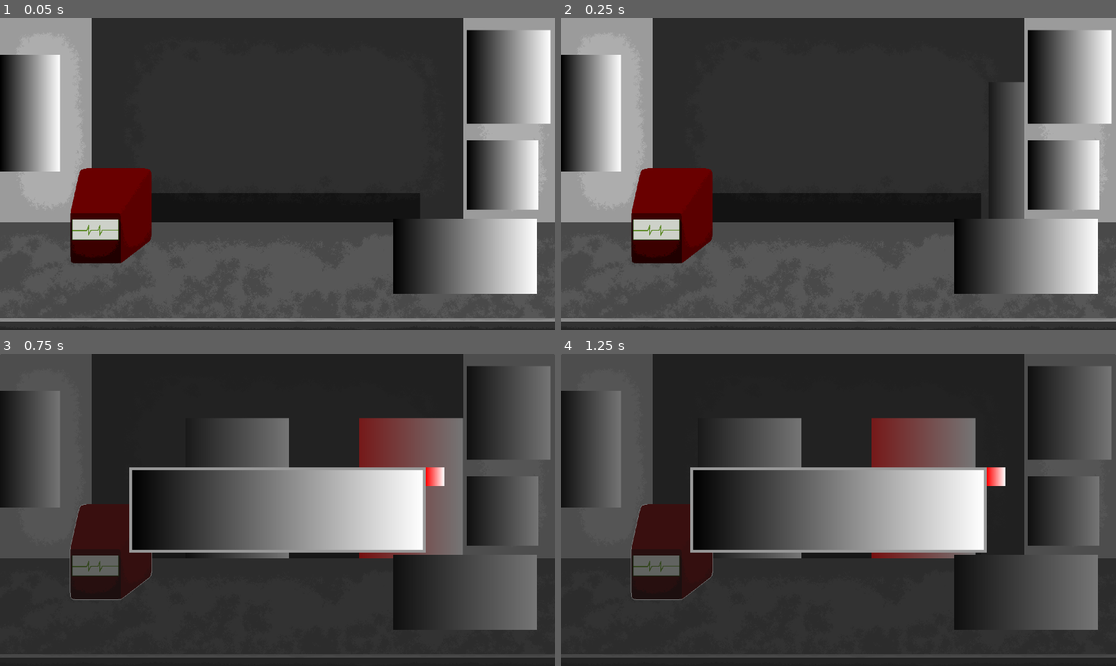
Above: before the commit, frames 1-4 (two rows, left to right).
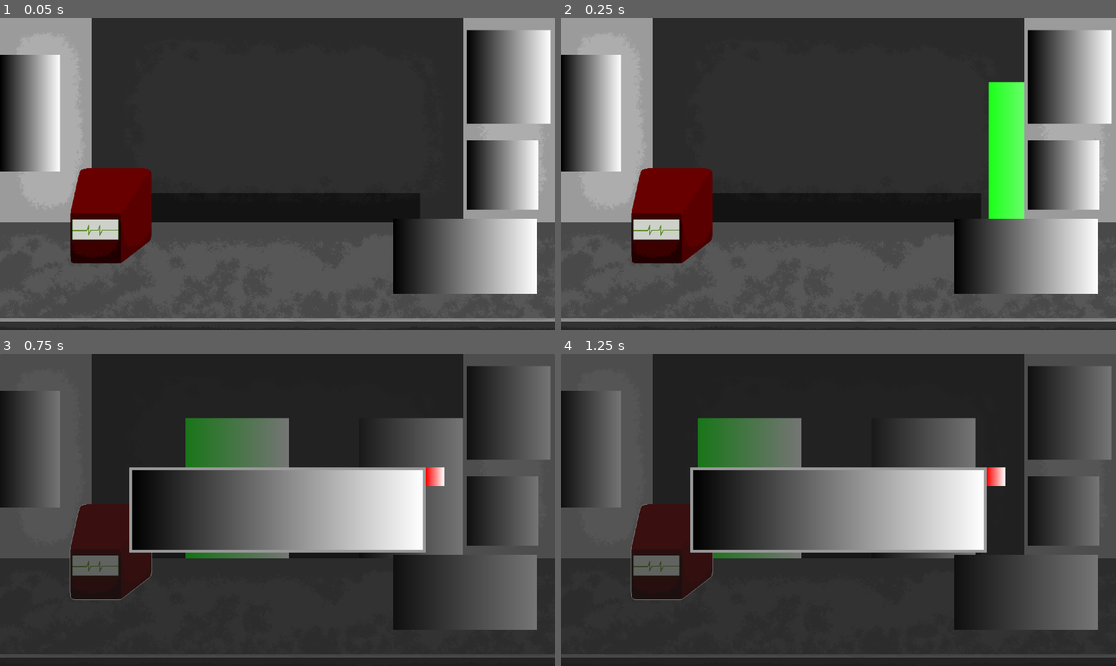
Above: after the commit, the same moments.

Repository: Blulow/brackeysjam
Game: Godot game, scene res://scenes/game.tscn
The game is run twice, just before and just after one commit, with the same random seed, the same clock (stepped at 60 frames per second) and the same inputs.
Inputs (mouse positions are in pixels of both pictures, inside the frame that each line leads up to):
- Up to frame 1 (0.05 s): no input
- Up to frame 2 (0.25 s): no input
- Up to frame 3 (0.75 s): move the mouse to (111, 550) at 0.52 s; click (111, 550) at 0.67 s
- Up to frame 4 (1.25 s): no input

Frame 1 is identical in both runs. In frame 2, 2.9% of the frame differs, in the area x 76-84%, y 20-65%; in frame 3, 5.1%, in the area x 33-79%, y 20-66%; in frame 4, 4.8%.

Commit message:
add: people config generation and solution

Diff:
--- a/assets/resources/rounds/round_1.tres
+++ b/assets/resources/rounds/round_1.tres
@@ -5,6 +5,8 @@
 [ext_resource type="Script" uid="uid://b6eev2o4gsb7v" path="res://scripts/people_config_values/people_config_bool_value.gd" id="1_tr004"]
 [ext_resource type="Script" uid="uid://c4ran4w2e4xhr" path="res://scripts/people_config_values/people_config_float_value.gd" id="2_clkvy"]
 [ext_resource type="Script" uid="uid://bwj0gj57b0cf1" path="res://scripts/people_config_values/people_config_speech_value.gd" id="4_a13lx"]
+[ext_resource type="Script" uid="uid://l1ku632ceix" path="res://scripts/people_config_values/people_config_identity_value.gd" id="4_c55eo"]
+[ext_resource type="Script" uid="uid://dojjqallh3e4s" path="res://scripts/people_config_values/person_identity.gd" id="5_728il"]
 [ext_resource type="Script" uid="uid://q82q187cc1ki" path="res://scripts/people_config_values/people_config_sprite_value.gd" id="5_c55eo"]
 
 [sub_resource type="Resource" id="Resource_728il"]
@@ -22,6 +24,7 @@
 
 [sub_resource type="Resource" id="Resource_ttiw8"]
 script = ExtResource("1_tr004")
+value = true
 metadata/_custom_type_script = "uid://b6eev2o4gsb7v"
 
 [sub_resource type="Resource" id="Resource_clkvy"]
@@ -31,7 +34,37 @@
 
 [sub_resource type="Resource" id="Resource_myrmy"]
 script = ExtResource("2_clkvy")
+value = 180.0
 metadata/_custom_type_script = "uid://c4ran4w2e4xhr"
+
+[sub_resource type="Resource" id="Resource_1obtl"]
+script = ExtResource("5_728il")
+metadata/_custom_type_script = "uid://dojjqallh3e4s"
+
+[sub_resource type="Resource" id="Resource_jkfpe"]
+script = ExtResource("4_c55eo")
+value = SubResource("Resource_1obtl")
+metadata/_custom_type_script = "uid://l1ku632ceix"
+
+[sub_resource type="Resource" id="Resource_potff"]
+script = ExtResource("5_728il")
+metadata/_custom_type_script = "uid://dojjqallh3e4s"
+
+[sub_resource type="Resource" id="Resource_6vj62"]
+script = ExtResource("5_728il")
+identity = 1
+metadata/_custom_type_script = "uid://dojjqallh3e4s"
+
+[sub_resource type="Resource" id="Resource_fsm5x"]
+script = ExtResource("5_728il")
+metadata/_custom_type_script = "uid://dojjqallh3e4s"
+
+[sub_resource type="Resource" id="Resource_kw2p0"]
+script = ExtResource("4_c55eo")
+type = 1
+value = SubResource("Resource_fsm5x")
+identities = Array[ExtResource("5_728il")]([SubResource("Resource_potff"), SubResource("Resource_6vj62")])
+metadata/_custom_type_script = "uid://l1ku632ceix"
 
 [sub_resource type="Resource" id="Resource_a13lx"]
 script = ExtResource("1_tr004")
@@ -102,6 +135,7 @@
 [resource]
 script = ExtResource("1_spky0")
 count = SubResource("Resource_728il")
+identities = Array[ExtResource("4_c55eo")]([SubResource("Resource_jkfpe"), SubResource("Resource_kw2p0")])
 sprites = Array[ExtResource("5_c55eo")]([SubResource("Resource_h3oi3"), SubResource("Resource_h3oi3")])
 views = Array[ExtResource("1_tr004")]([SubResource("Resource_fbbl2"), SubResource("Resource_6b8q3")])
 shadows = Array[ExtResource("1_tr004")]([SubResource("Resource_a13lx"), SubResource("Resource_7kad0")])
--- a/scripts/people/people.gd
+++ b/scripts/people/people.gd
@@ -4,6 +4,11 @@
 @onready var container: HBoxContainer = $HBoxContainer
 var people_sprite_scene: PackedScene = preload("res://scenes/people/people_sprite.tscn")
 
+var people: Array[PersonConfig] = []
+
+var identities: Array[PersonIdentity]
+var sprites: Array[Texture2D]
+var views: Array[bool]
 var shadows: Array[bool]
 var heart_rates: Array[float]
 var feet_views: Array[bool]
@@ -11,23 +16,91 @@
 var singular: bool
 
 func set_people(config: PeopleConfig) -> void:
-	for i: int in range(config.get_count()):
-		var people_sprite: TextureRect = people_sprite_scene.instantiate()
-
-		if i >= min(
-			config.get_sprites().size(),
-			config.get_views().size(),
-			config.get_shadows().size(),
-			config.get_heart_rates().size(),
-			config.get_feet_views().size(),
-			config.get_speech_texts().size()): return
-
-		people_sprite.texture = config.get_sprites()[i]
-		people_sprite.visible = config.get_views()[i]
-		container.add_child(people_sprite)
-
+	identities = config.get_identities()
+	sprites = config.get_sprites()
+	views = config.get_views()
 	shadows = config.get_shadows()
 	heart_rates = config.get_heart_rates()
 	feet_views = config.get_feet_views()
 	speech_texts = config.get_speech_texts()
-	singular = config.check_singular()
+
+	people.clear()
+	print("c ", config.get_count())
+	for i: int in range(config.get_count()):
+		print("id ", i)
+		var people_sprite: TextureRect = people_sprite_scene.instantiate()
+
+		if i >= min(
+			identities.size(),
+			sprites.size(),
+			views.size(),
+			shadows.size(),
+			heart_rates.size(),
+			feet_views.size(),
+			speech_texts.size()): break
+
+		var person_config: PersonConfig = PersonConfig.new()
+		person_config.identity = identities[i]
+		person_config.view = views[i]
+		person_config.shadow = shadows[i]
+		person_config.heart_rate = heart_rates[i]
+		person_config.feet_view = feet_views[i]
+
+		match person_config.identity.identity:
+			PersonIdentity.Identity.ENTITY:
+				people_sprite.texture = sprites[i]
+
+				person_config.shadow = true
+
+			PersonIdentity.Identity.TWIN:
+				if i >= 1:
+					people_sprite.texture = sprites[i - 1]
+				else:
+					person_config.identity.identity = PersonIdentity.Identity.ENTITY
+					people_sprite.texture = sprites[i]
+
+				person_config.view = true
+				person_config.shadow = true
+				person_config.feet_view = true
+
+			PersonIdentity.Identity.REFLECTION:
+				if i >= 1:
+					people_sprite.texture = sprites[i - 1]
+				else:
+					person_config.identity.identity = PersonIdentity.Identity.ENTITY
+					people_sprite.texture = sprites[i]
+
+				person_config.view = true
+				person_config.shadow = false
+				person_config.heart_rate = 0
+				person_config.feet_view = false
+
+			PersonIdentity.Identity.CLONE:
+				if i >= 1:
+					people_sprite.texture = sprites[i - 1]
+					person_config.heart_rate = heart_rates[i - 1]
+				else:
+					person_config.identity.identity = PersonIdentity.Identity.ENTITY
+					people_sprite.texture = sprites[i]
+
+				person_config.shadow = true
+
+			PersonIdentity.Identity.DOLL:
+				people_sprite.texture = sprites[i]
+
+				person_config.shadow = true
+				person_config.heart_rate = 0
+				person_config.feet_view = false
+
+		people_sprite.visible = views[i]
+		container.add_child(people_sprite)
+
+		people.append(person_config)
+		print("i ", person_config.identity.identity)
+		print("v ", person_config.view)
+		print("sh ", person_config.shadow)
+		print("h ", person_config.heart_rate)
+		print("f ", person_config.feet_view)
+
+	singular = identities.filter(func(e: PersonIdentity): return e.identity == PersonIdentity.Identity.ENTITY or e.identity == PersonIdentity.Identity.TWIN).size() <= 1
+	print("s ", singular)
--- a/scripts/people/people_config.gd
+++ b/scripts/people/people_config.gd
@@ -2,6 +2,7 @@
 class_name PeopleConfig
 
 @export var count: PeopleConfigIntValue
+@export var identities: Array[PeopleConfigIdentityValue]
 @export var sprites: Array[PeopleConfigSpriteValue]
 @export var views: Array[PeopleConfigBoolValue]
 @export var shadows: Array[PeopleConfigBoolValue]
@@ -11,6 +12,10 @@
 
 func get_count() -> int:
 	return count.get_value()
+func get_identities() -> Array[PersonIdentity]:
+	var array: Array[PersonIdentity] = []
+	array.assign(get_values(identities))
+	return array
 func get_sprites() -> Array[Texture2D]:
 	var array: Array[Texture2D] = []
 	array.assign(get_values(sprites))
--- /dev/null
+++ b/scripts/people/person_config.gd
@@ -0,0 +1,8 @@
+extends Resource
+class_name PersonConfig
+
+@export var identity: PersonIdentity
+@export var view: bool
+@export var shadow: bool
+@export var heart_rate: float
+@export var feet_view: bool
--- /dev/null
+++ b/scripts/people_config_values/people_config_identity_value.gd
@@ -0,0 +1,15 @@
+extends Resource
+class_name PeopleConfigIdentityValue
+
+enum ValueType { FIXED, RANDOM }
+
+@export var type: ValueType = ValueType.FIXED
+@export var value: PersonIdentity
+
+@export_group("Random Range")
+@export var identities: Array[PersonIdentity]
+
+func get_value() -> PersonIdentity:
+	if type == ValueType.RANDOM:
+		return identities.pick_random()
+	return value
--- /dev/null
+++ b/scripts/people_config_values/person_identity.gd
@@ -0,0 +1,6 @@
+extends Resource
+class_name PersonIdentity
+
+@export var identity: Identity
+
+enum Identity { ENTITY, TWIN, REFLECTION, CLONE, DOLL }
Not shown, added: scripts/people/person_config.gd.uid
Not shown, added: scripts/people_config_values/people_config_identity_value.gd.uid
Not shown, added: scripts/people_config_values/person_identity.gd.uid
